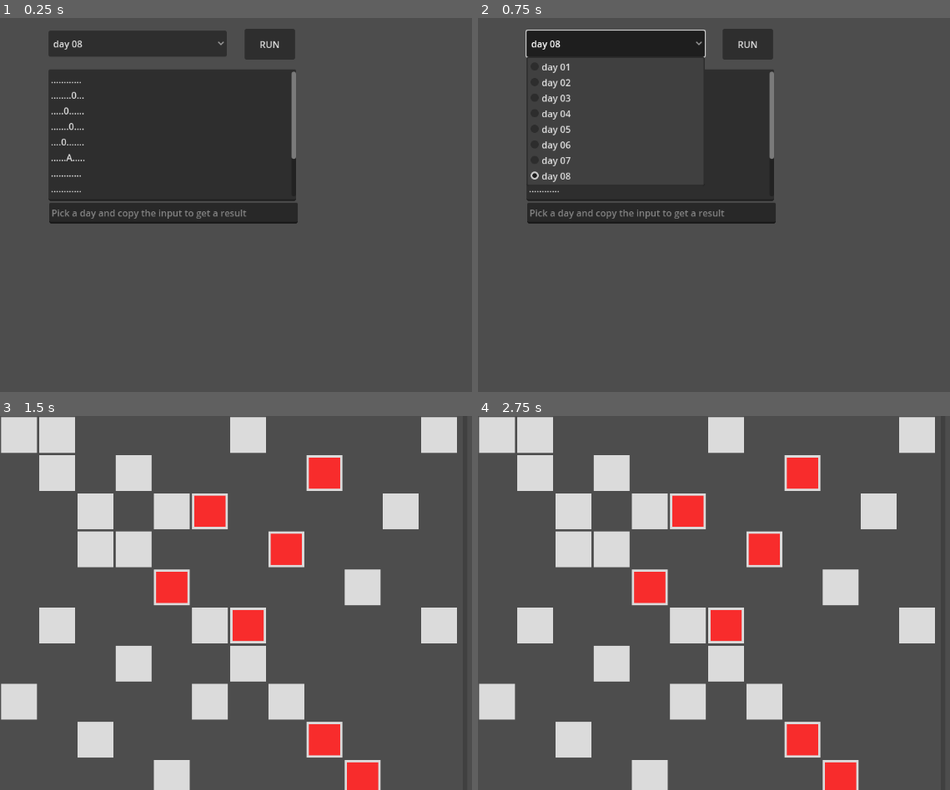
Above: before the commit, frames 1-4 (two rows, left to right).
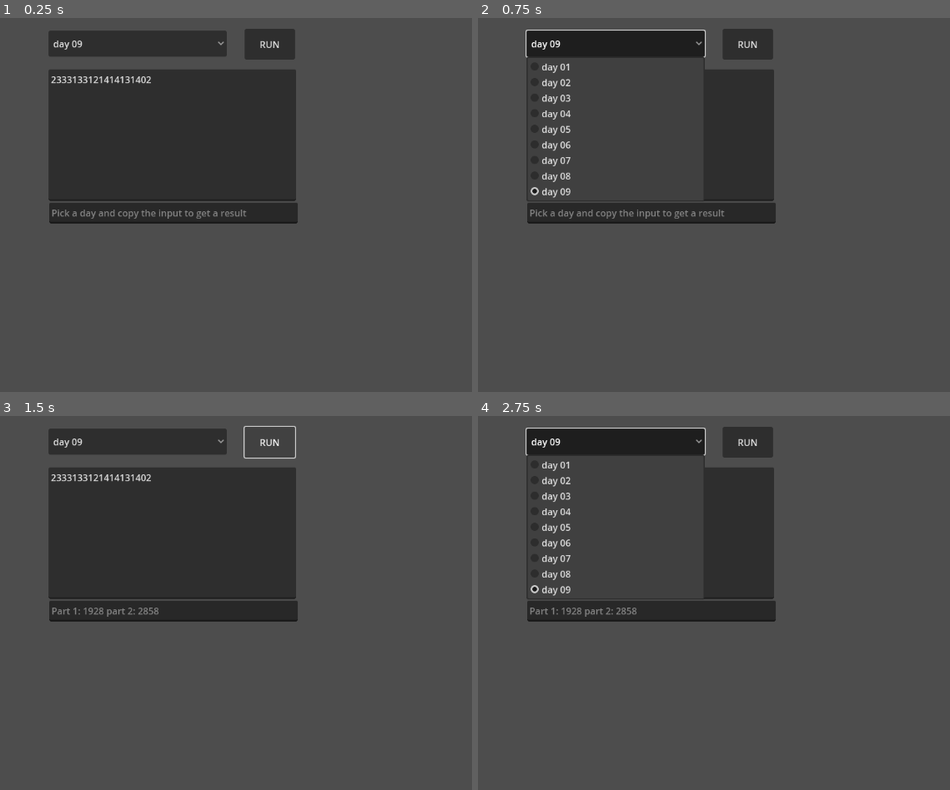
Above: after the commit, the same moments.

Repository: jacopofar/advent2024-godot
Game: Godot game, scene res://day_selector.tscn
Two runs of this game, one before a commit and one after it. Both use one fixed random seed, a clock stepped at 60 frames per second and the inputs below.
Inputs:
- Up to frame 1 (0.25 s): no input
- Up to frame 2 (0.75 s): click "day 08" (after the commit: "day 09") at 0.5 s
- Up to frame 3 (1.5 s): click "RUN" at 1.25 s
- Up to frame 4 (2.75 s): click "day 08" (after the commit: "day 09") at 2 s

The runs differ from the first frame. In frame 1, 0.7% of the frame differs, in the area x 10-63%, y 6-47%; in frame 2, 0.5%; in frame 3, 38%, in the area x 0-97%, y 0-100%; in frame 4, 31%.

Commit message:
Add day 9

Diff:
--- /dev/null
+++ b/day09.tscn
@@ -0,0 +1,6 @@
+[gd_scene load_steps=2 format=3 uid="uid://c2ibiniunldc"]
+
+[ext_resource type="Script" uid="uid://c44wiy21jo0gw" path="res://day_09.gd" id="1_6al0i"]
+
+[node name="Day09" type="Node2D"]
+script = ExtResource("1_6al0i")
--- /dev/null
+++ b/day_09.gd
@@ -0,0 +1,106 @@
+extends Node2D
+
+func repr_debug(disk_state: Array[int]) -> void:
+	var ret = ""
+	for i in disk_state:
+		if i == -1:
+			ret += "."
+		else:
+			ret += str(i % 10)
+	print(ret)
+
+func prune_empty_tail(disk_state: Array[int]) -> void:
+	while disk_state[-1] == -1:
+		disk_state.pop_back()
+
+func compact_empty_spaces(ids: Array[int], sizes: Array[int]) -> void:
+	# remove consecutive -1s, summing the size
+	var i = 0
+	while i < len(ids) - 1:
+		if ids[i] == -1 and ids[i + 1] == -1:
+			sizes[i] += sizes[i + 1]
+			sizes.remove_at(i + 1)
+			ids.remove_at(i + 1)
+		else:
+			i += 1
+
+
+func solve(input: String) -> void:
+	var digits: Array[int] = []
+	for d in input.split(""):
+		digits.append(int(d))
+	# dumb representation for part 1, of course it will be a problem for part 2...
+	var disk_state: Array[int] = []
+	var write_pos:int = 0
+	for bs in range(0, len(digits), 2):
+		for i in range(write_pos, write_pos + digits[bs]):
+			disk_state.append(bs / 2)
+		write_pos += digits[bs] + 1
+		if bs == len(digits) - 1:
+			# the last free space part does not exist
+			break
+		for i in range(write_pos, write_pos + digits[bs + 1]):
+			disk_state.append(-1)
+		write_pos += digits[bs + 1]
+	# part 1
+	var original_disk_state = disk_state.duplicate()
+	while disk_state.find(-1) != -1:
+		var last: int = disk_state.pop_back()
+		if last == -1:
+			continue
+		var first_available: int = disk_state.find(-1)
+		disk_state[first_available] = last
+	var tot1: int = 0
+	for di in range(len(disk_state)):
+		tot1 += di * disk_state[di]
+	get_parent().set_solution("Part 1: {0} part 2 in progress...".format([tot1]))
+	# part 2
+	# now blocks cannot be split, so let's use a smarter approach:
+	# there are TWO arrays: indexes and sizes
+	# the first contains th block ID or -1 if it's free space
+	# the second contains the lenght of the corresponding thing
+	var ids: Array[int] = []
+	var sizes: Array[int] = []
+	for bs in range(0, len(digits), 2):
+		ids.append(bs / 2)
+		sizes.append(digits[bs])
+		if bs == len(digits) - 1:
+			break
+		ids.append(-1)
+		sizes.append(digits[bs + 1])
+	# remove last empty element if any
+	print(ids)
+	print(sizes)
+	for fi in range(ids[-1], 0 , -1):
+		compact_empty_spaces(ids, sizes)
+		print("moving ", fi)
+		# what is the current position of this block?
+		var cur_pos = ids.find(fi)
+		# and how big is it?
+		var cur_size = sizes[cur_pos]
+		# find the first free (-1) element with enough size and before it
+		for can_pos in range(cur_pos):
+			# perfect fit? just take it
+			if ids[can_pos] == -1 and sizes[can_pos] == cur_size:
+				ids[can_pos] = fi
+				ids[cur_pos] = -1
+				break
+			# not perfect fit? reduce the space left and insert it
+			if ids[can_pos] == -1 and sizes[can_pos] > cur_size:
+				sizes[can_pos] -= cur_size
+				ids[cur_pos] = -1
+				# now insert the element there
+				ids.insert(can_pos, fi)
+				sizes.insert(can_pos, cur_size)
+				# is the space left empty by this? aggregate the contiguous empty spaces
+				break
+		#print(ids)
+		#print(sizes)
+	var tot2 = 0
+	var block_position = 0
+	for i in range(len(ids)):
+		# empty space still increases the position
+		if ids[i] != -1:
+			tot2 += ids[i] * ((block_position + block_position + sizes[i] - 1) * sizes[i]) / 2
+		block_position += sizes[i]
+	get_parent().set_solution("Part 1: {0} part 2: {1}".format([tot1, tot2]))
--- a/day_selector.tscn
+++ b/day_selector.tscn
@@ -10,18 +10,7 @@
 offset_top = 89.0
 offset_right = 512.0
 offset_bottom = 317.0
-text = "............
-........0...
-.....0......
-.......0....
-....0.......
-......A.....
-............
-............
-........A...
-.........A..
-............
-............"
+text = "2333133121414131402"
 placeholder_text = "got a problem?"
 
 [node name="DaySelector" type="OptionButton" parent="."]
@@ -29,8 +18,8 @@
 offset_top = 22.0
 offset_right = 392.0
 offset_bottom = 67.0
-selected = 7
-item_count = 8
+selected = 8
+item_count = 9
 popup/item_0/text = "day 01"
 popup/item_0/id = 0
 popup/item_1/text = "day 02"
@@ -47,6 +36,8 @@
 popup/item_6/id = 6
 popup/item_7/text = "day 08"
 popup/item_7/id = 7
+popup/item_8/text = "day 09"
+popup/item_8/id = 8
 
 [node name="Button" type="Button" parent="."]
 anchors_preset = 8
Not shown, added: day_09.gd.uid
Not shown, changed: README.md
